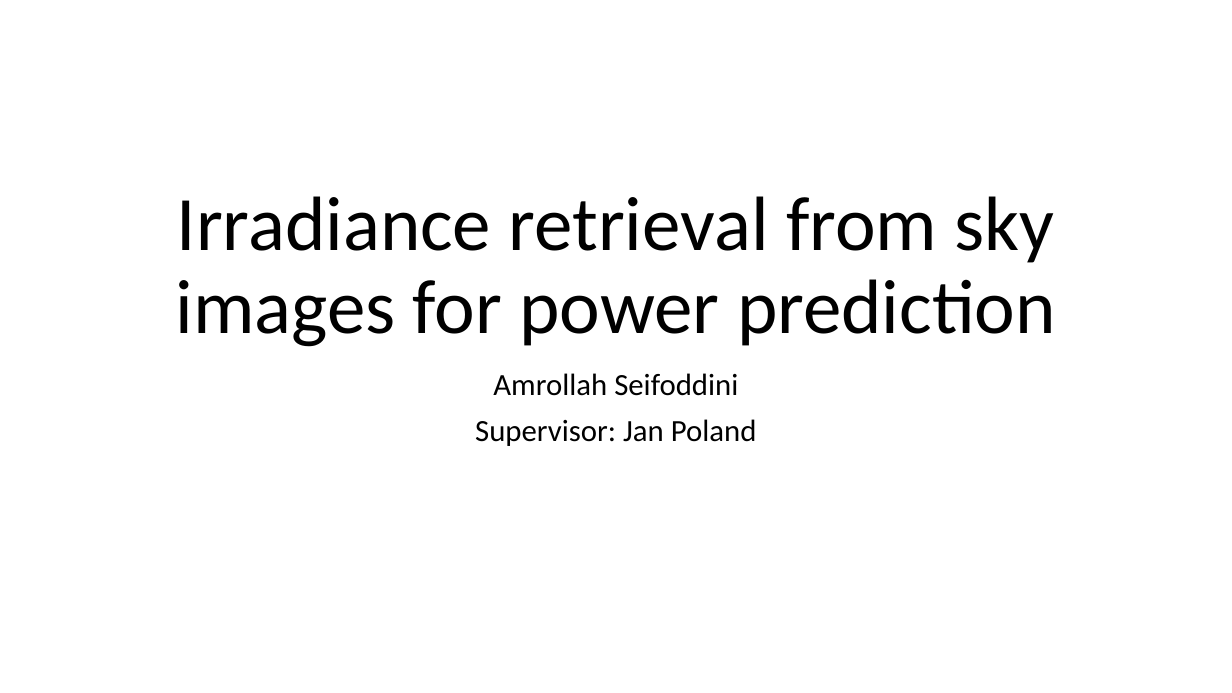
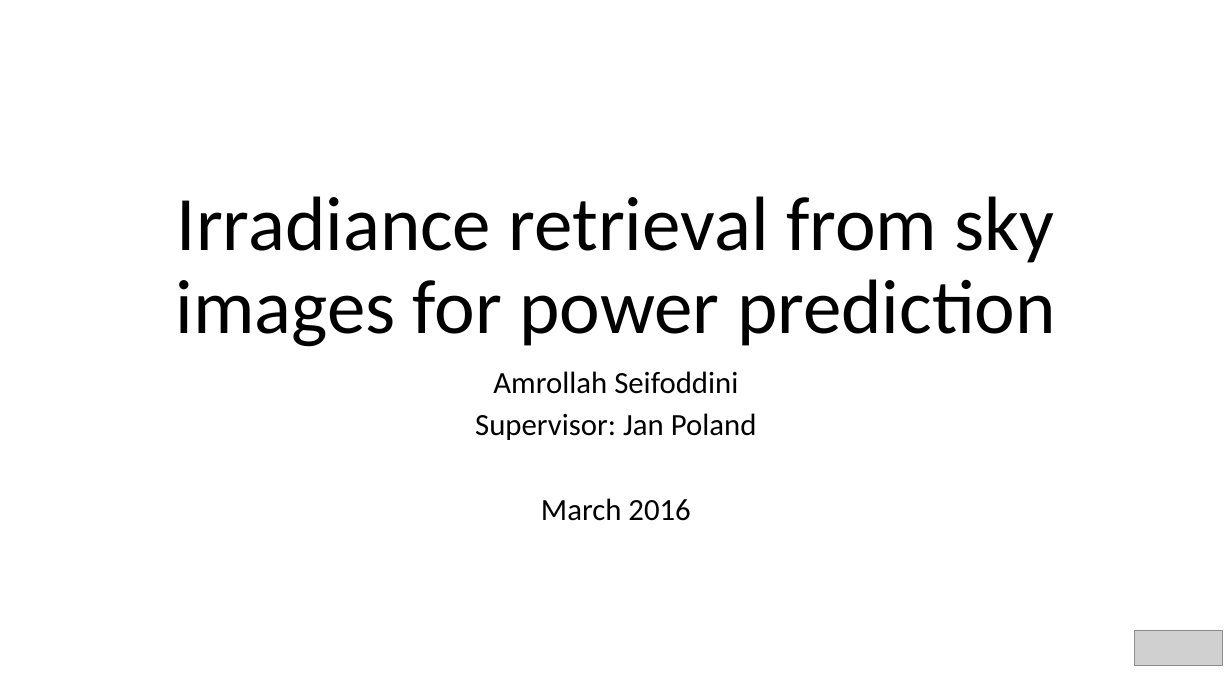
Before and after one commit to amrollah/ms_proj, a slide deck: slide 1 of docs/Amri_presentation.pptx. Drawn at 1232x693 pixels with LibreOffice and Linux fonts; fonts in the diff are those of the drawing; grey boxes stand for pictures. Boxes give left, top, right and bottom in pixels: in the first picture for what was removed or moved away, otherwise in the second. Text is boxed around its words. In the diff, an @@ line names an element or a change of style, - is before the commit and + after.

```diff
--- a/docs/Amri_presentation.pptx
+++ b/docs/Amri_presentation.pptx
@@ subtitle at <box>475,371,757,440</box>: line spacing 0.9 to 0.8 @@
@@ subtitle at <box>541,498,690,521</box>: paragraph added @@
+March 2016
@@ picture added at <box>1135,630,1223,665</box> @@
```
Also in this commit, not shown: 12 slides added, 6 other files.
